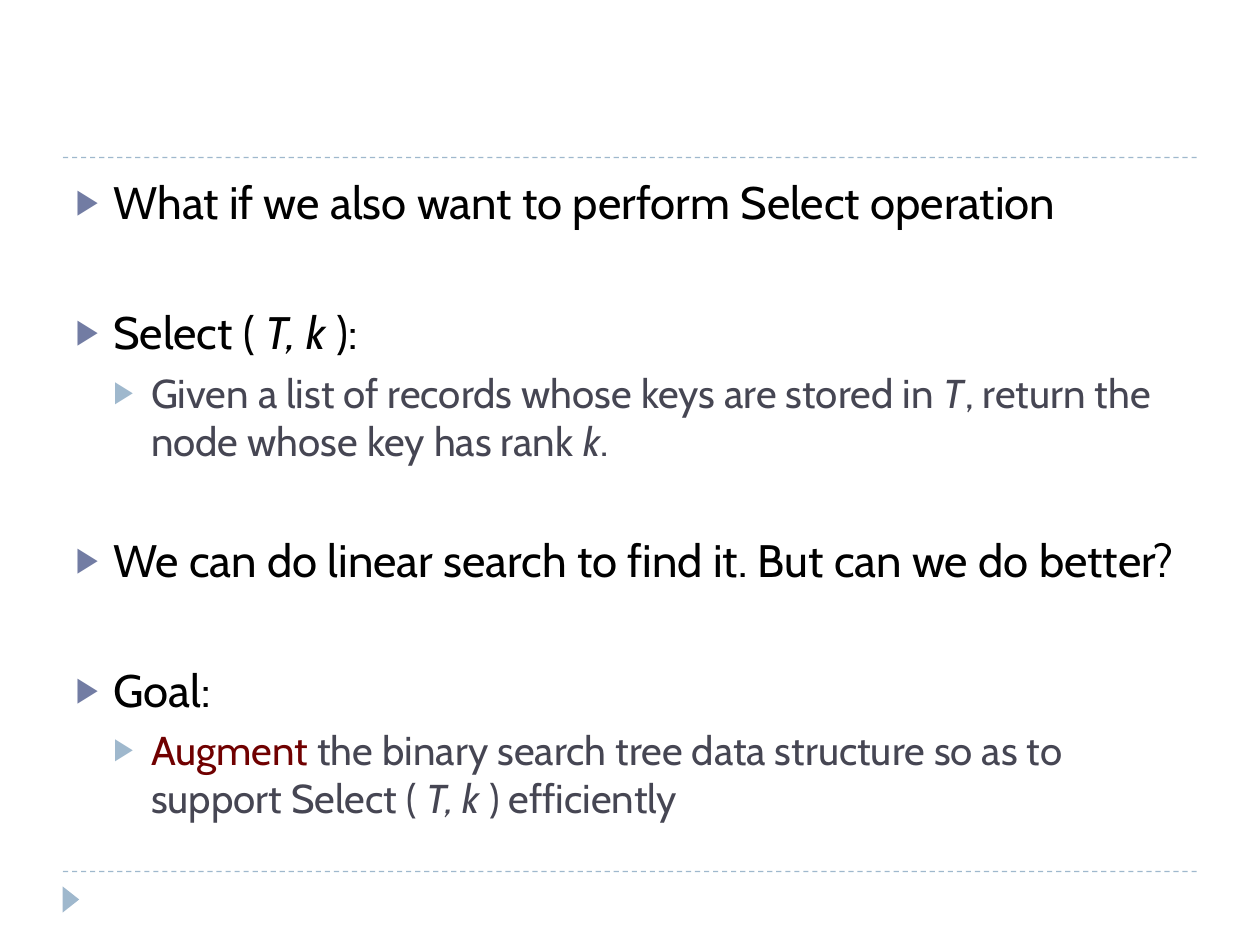
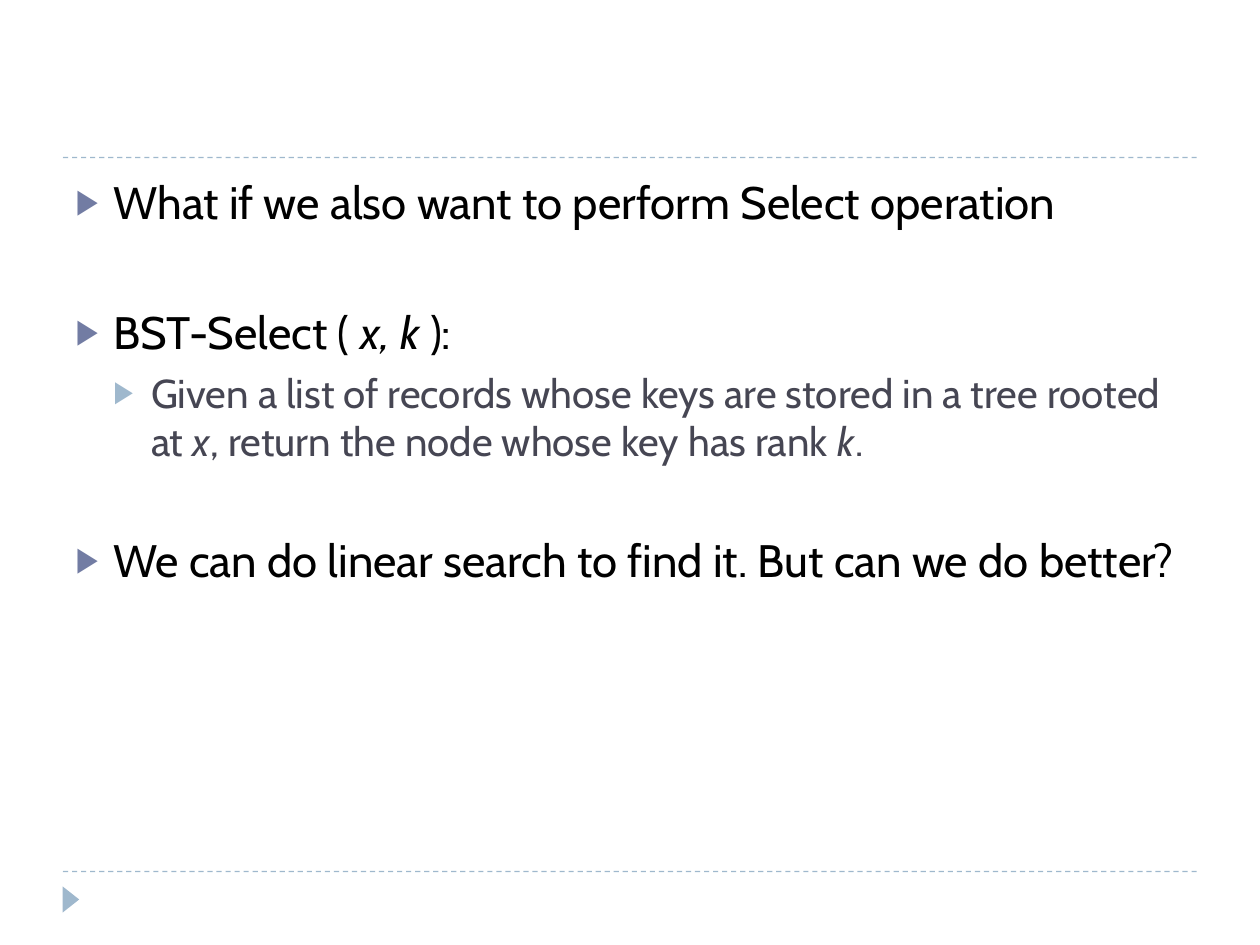
Before and after one commit to eldridgejm/dsc40b-2021-wi-public, a slide deck: slide 34 of published/lectures/08-bst/slides-wang.pptx. Drawn at 1260x945 pixels with LibreOffice and Linux fonts; fonts in the diff are those of the drawing. Boxes give left, top, right and bottom in pixels: in the first picture for what was removed or moved away, otherwise in the second. Text is boxed around its words. In the diff, an @@ line names an element or a change of style, - is before the commit and + after.

```diff
--- a/published/lectures/08-bst/slides-wang.pptx
+++ b/published/lectures/08-bst/slides-wang.pptx
@@ text at (113, 315, 1160, 465): text changed @@
-▶ Select ( T, k ):
-  ▶ Given a list of records whose keys are stored in T, return the node whose key has rank k.
+▶ BST-Select ( x, k ):
+  ▶ Given a list of records whose keys are stored in a tree rooted at x, return the node whose key has rank k.
@@ text at (113, 673, 1063, 823): paragraphs removed @@
-▶ Goal:
-  ▶ Augment the binary search tree data structure so as to support Select ( T, k ) efficiently
```
Also in this commit, not shown: 5 other slides changed, 4 slides added, 4 slides removed, 1 other file.
